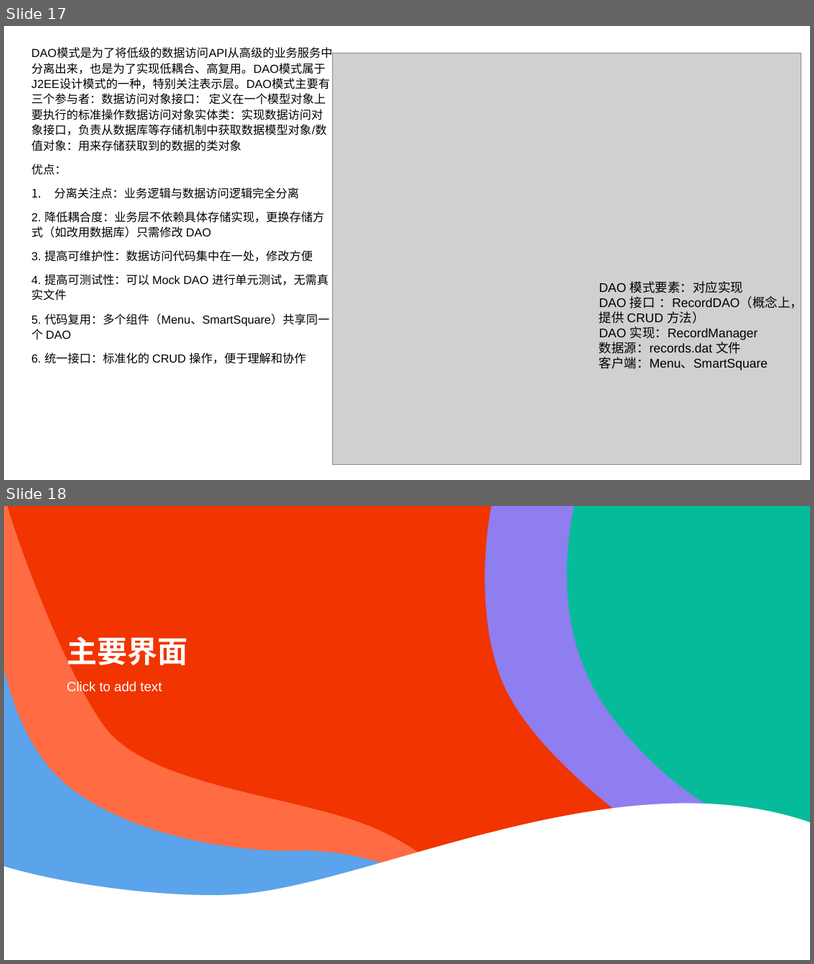
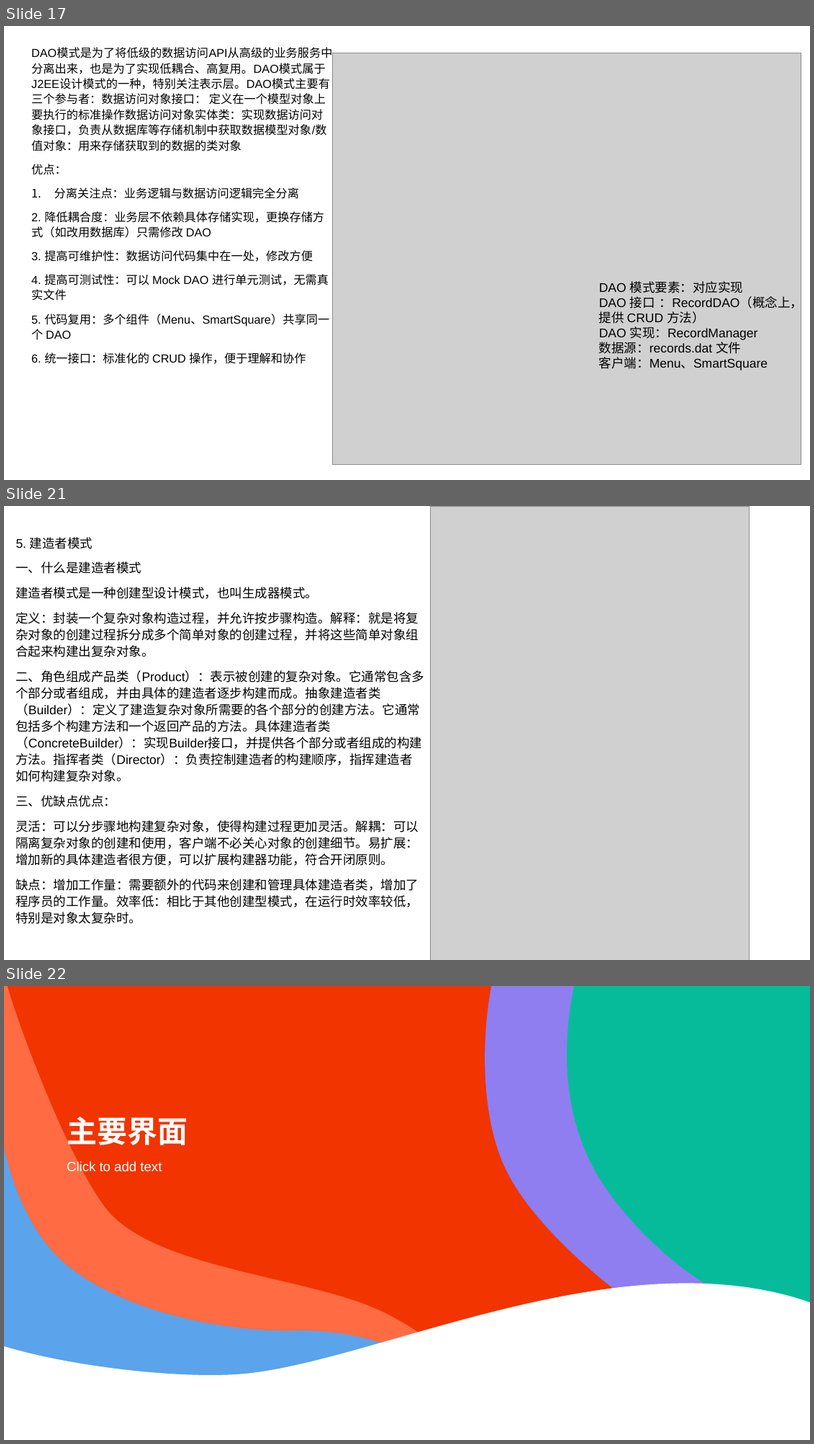
Before and after one commit to wzc506/mineswapper, a slide deck: uml.pptx. Shown one above the other, each under a label of ours: slides 17 and 18 before the commit, slides 17, 21 and 22 after it; the slides between them are not shown. The pictures are 814x964 and 814x1444 pixels, drawn with LibreOffice and Linux fonts; fonts in the diff are those of the drawing; grey boxes stand for pictures. Boxes give left, top, right and bottom in pixels: in the first picture for what was removed or moved away, otherwise in the second. Text is boxed around its words. In the diff, an @@ line names an element or a change of style, - is before the commit and + after.

```diff
--- a/uml.pptx
+++ b/uml.pptx
@@ slide 21 added at (4,506,810,960), background #FFFFFF @@
@@ picture added at (431,506,749,960) @@
@@ text added at (16,537,425,924), 15 pt, text #000000 @@
+5. 建造者模式
+一、什么是建造者模式
+建造者模式是一种创建型设计模式，也叫生成器模式。
+定义：封装一个复杂对象构造过程，并允许按步骤构造。解释：就是将复杂对象的创建过程拆分成多个简单对象的创建过程，并将这些简单对象组合起来构建出复杂对象。
+二、角色组成产品类（Product）：表示被创建的复杂对象。它通常包含多个部分或者组成，并由具体的建造者逐步构建而成。抽象建造者类（Builder）：定义了建造复杂对象所需要的各个部分的创建方法。它通常包括多个构建方法和一个返回产品的方法。具体建造者类（ConcreteBuilder）：实现Builder接口，并提供各个部分或者组成的构建方法。指挥者类（Director）：负责控制建造者的构建顺序，指挥建造者如何构建复杂对象。
+三、优缺点优点：
+灵活：可以分步骤地构建复杂对象，使得构建过程更加灵活。解耦：可以隔离复杂对象的创建和使用，客户端不必关心对象的创建细节。易扩展：增加新的具体建造者很方便，可以扩展构建器功能，符合开闭原则。
+缺点：增加工作量：需要额外的代码来创建和管理具体建造者类，增加了程序员的工作量。效率低：相比于其他创建型模式，在运行时效率较低，特别是对象太复杂时。
@@ what was slide 18 is now slide 22 @@
```
Also in this commit, not shown: 3 other slides added, 35 other files.
